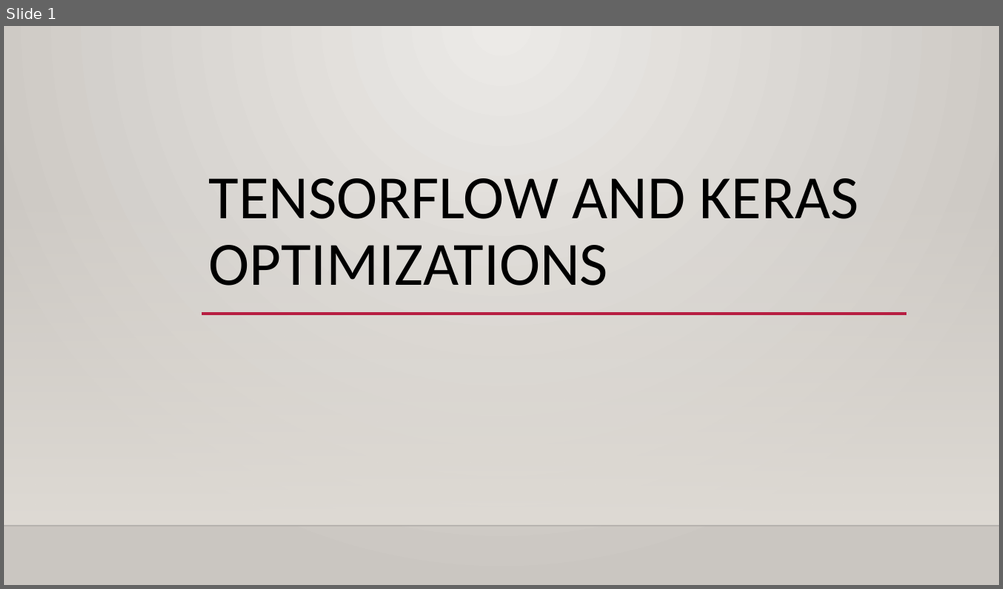
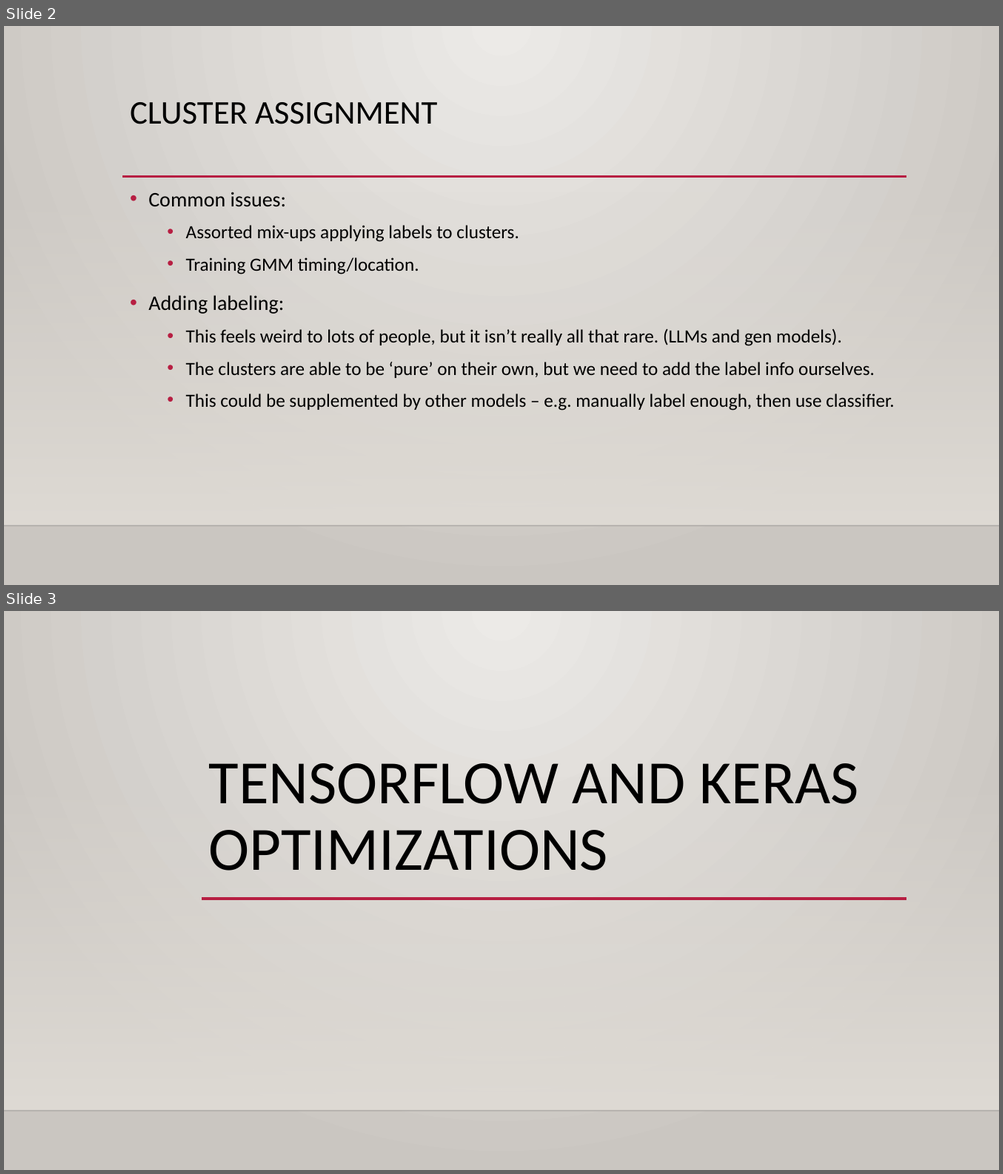
Before and after one commit to calvint13/Intro_to_Machine_Learning_Student_Workbooks, a slide deck: reference_content/Slides/tensorflow_optimization.pptx. Shown one above the other, each under a label of ours: slide 1 before the commit, slides 2 and 3 after it. The pictures are 1003x589 and 1003x1174 pixels, drawn with LibreOffice and Linux fonts; fonts in the diff are those of the drawing; background and template pictures are left out. Boxes give left, top, right and bottom in pixels: in the first picture for what was removed or moved away, otherwise in the second. Text is boxed around its words. In the diff, an @@ line names an element or a change of style, - is before the commit and + after.

```diff
--- a/reference_content/Slides/tensorflow_optimization.pptx
+++ b/reference_content/Slides/tensorflow_optimization.pptx
@@ slide 2 added at [4, 26, 999, 585], background gradient #ECEAE7 to #CAC7C1; not listed: 2 template elements that a slide beside it also shows @@
@@ title added at [130, 102, 437, 124], 32 pt, text #000000 @@
+CLUSTER ASSIGNMENT
@@ line added from (122, 177) to (907, 177), #B71E42 2.5 pt @@
@@ text added at [148, 192, 893, 411], 18 pt, text #000000 @@
+• Common issues:
+  • Assorted mix-ups applying labels to clusters.
+  • Training GMM timing/location.
+• Adding labeling:
+  • This feels weird to lots of people, but it isn’t really all that rare. (LLMs and gen models).
+  • The clusters are able to be ‘pure’ on their own, but we need to add the label info ourselves.
+  • This could be supplemented by other models – e.g. manually label enough, then use classifier.
@@ what was slide 1 is now slide 3 @@
```
Also in this commit, not shown: 1 slide changed, 5 other slides added, 5 other files.
